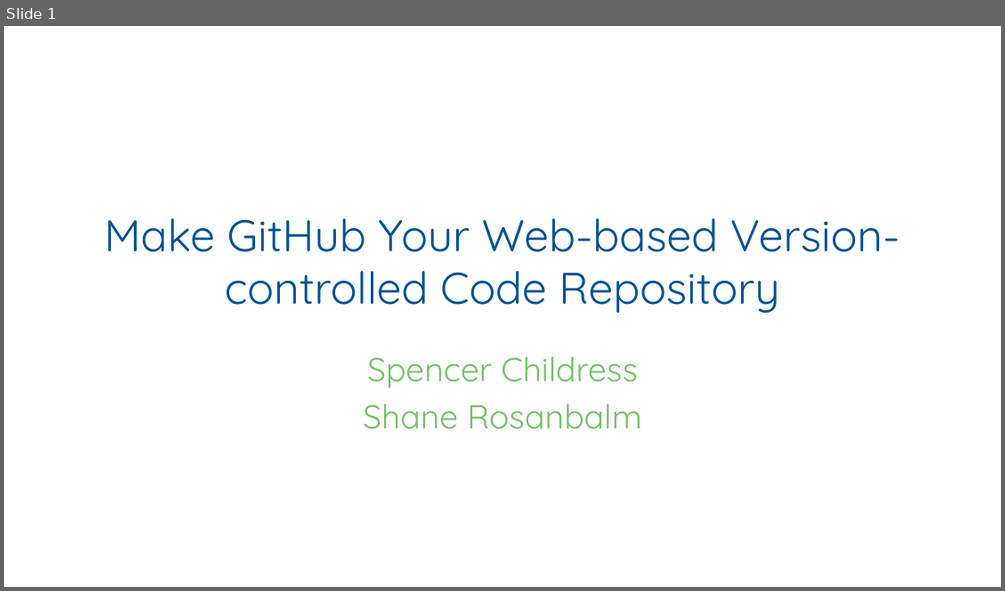
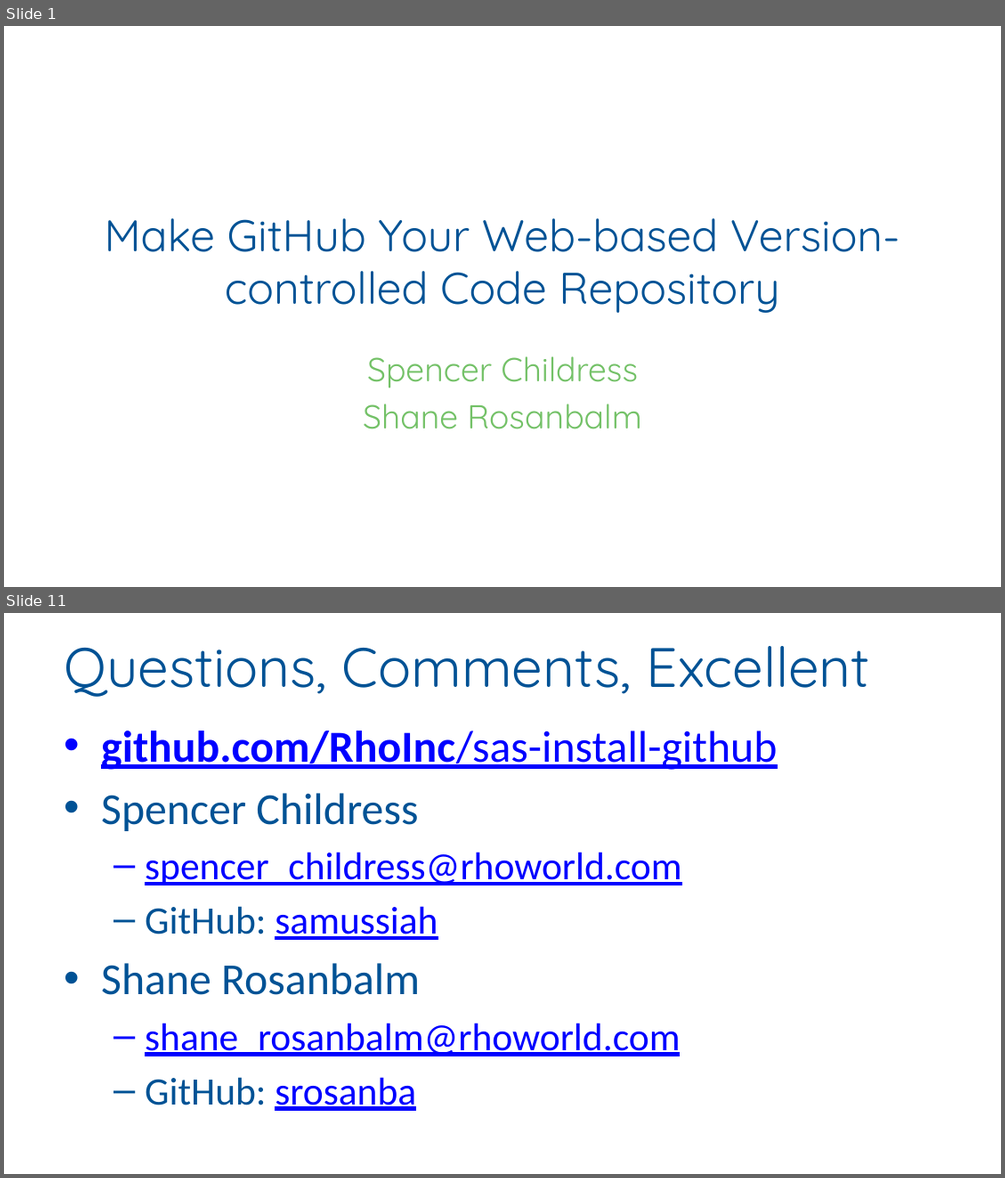
Before and after one commit to RhoInc/sas-install-github, a slide deck: docs/CT06.pptx. Shown one above the other, each under a label of ours: slide 1 before the commit, slides 1 and 11 after it; the slides between them are not shown. The pictures are 1005x591 and 1005x1178 pixels, drawn with LibreOffice and Linux fonts; fonts in the diff are those of the drawing; background and template pictures are left out. Boxes give left, top, right and bottom in pixels: in the first picture for what was removed or moved away, otherwise in the second. Text is boxed around its words. In the diff, an @@ line names an element or a change of style, - is before the commit and + after.

```diff
--- a/docs/CT06.pptx
+++ b/docs/CT06.pptx
@@ slide 11 added at (4, 613, 1001, 1174), background #FFFFFF @@
@@ title added at (64, 646, 870, 697), 40 pt, text #005295 @@
+Questions, Comments, Excellent
@@ text added at (101, 730, 777, 1056), 28 pt, text #0000FF, underline @@
+• github.com/RhoInc/sas-install-github
+• Spencer Childress
+  – spencer_childress@rhoworld.com
+  – GitHub: samussiah
+• Shane Rosanbalm
+  – shane_rosanbalm@rhoworld.com
+  – GitHub: srosanba
```
Also in this commit, not shown: 6 slides changed, 3 other slides added, 2 slides removed.
